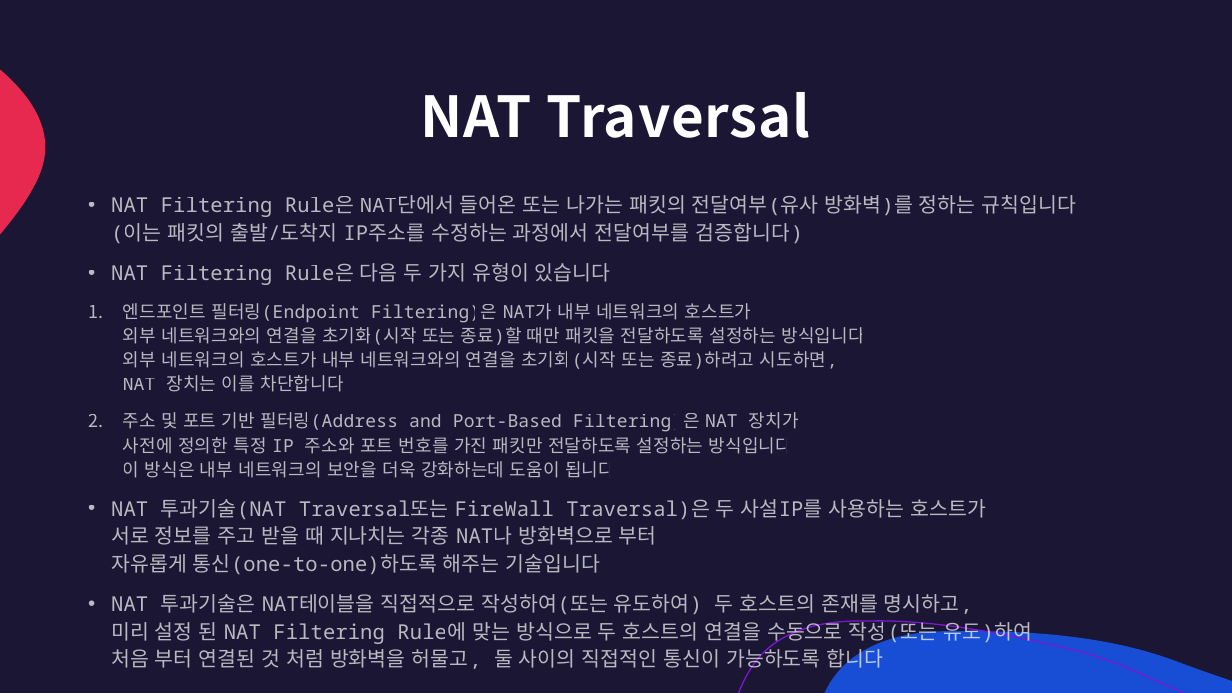
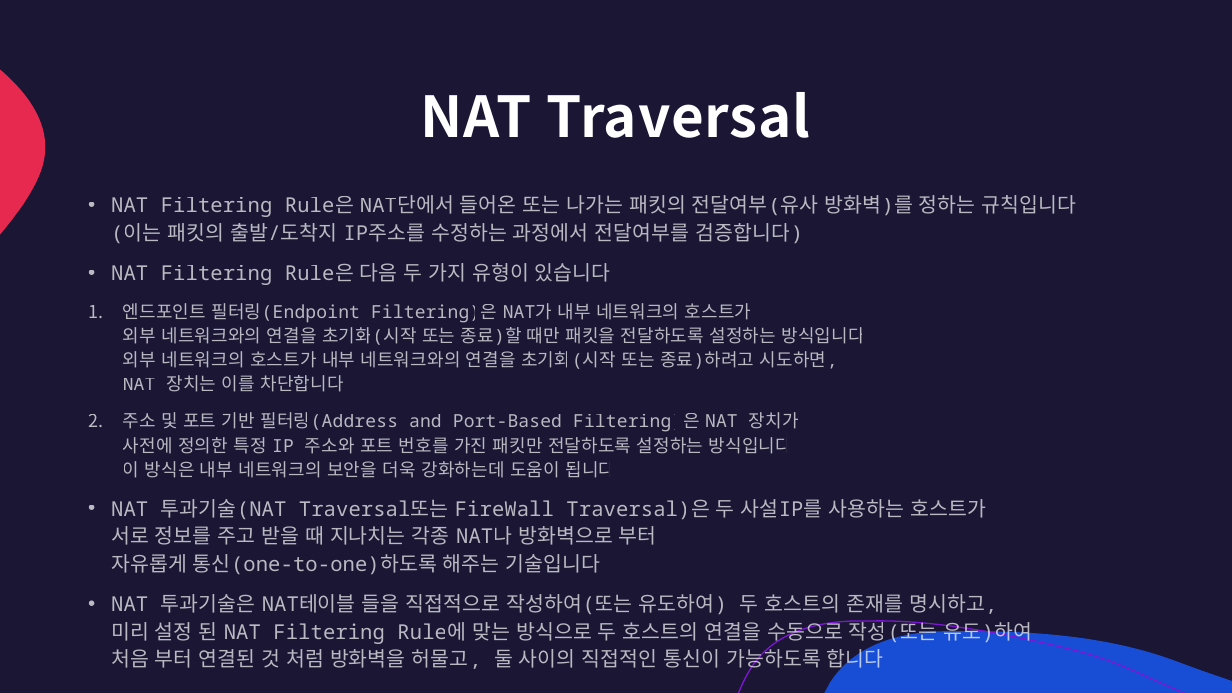
Before and after one commit to lumen4723/2024_network, a slide deck: slide 11 of 3.pptx. Drawn at 1232x693 pixels with LibreOffice and Linux fonts; fonts in the diff are those of the drawing. Boxes give left, top, right and bottom in pixels: in the first picture for what was removed or moved away, otherwise in the second. Text is boxed around its words. In the diff, an @@ line names an element or a change of style, - is before the commit and + after.

```diff
--- a/3.pptx
+++ b/3.pptx
@@ text at [111, 594, 1032, 672]: text changed @@
-• NAT 투과기술은 NAT테이블을 직접적으로 작성하여(또는 유도하여) 두 호스트의 존재를 명시하고,
-  미리 설정 된 NAT Filtering Rule에 맞는 방식으로 두 호스트의 연결을 수동으로 작성(또는 유도)하여
-  처음 부터 연결된 것 처럼 방화벽을 허물고, 둘 사이의 직접적인 통신이 가능하도록 합니다
+• NAT 투과기술은 NAT테이블 들을 직접적으로 작성하여(또는 유도하여) 두 호스트의 존재를 명시하고,
+  미리 설정 된 NAT Filtering Rule에 맞는 방식으로 두 호스트의 연결을 수동으로 작성(또는 유도)하여
+  처음 부터 연결된 것 처럼 방화벽을 허물고, 둘 사이의 직접적인 통신이 가능하도록 합니다
```
Also in this commit, not shown: 10 other slides changed, 8 slides added, 10 slides removed, 1 other file.
